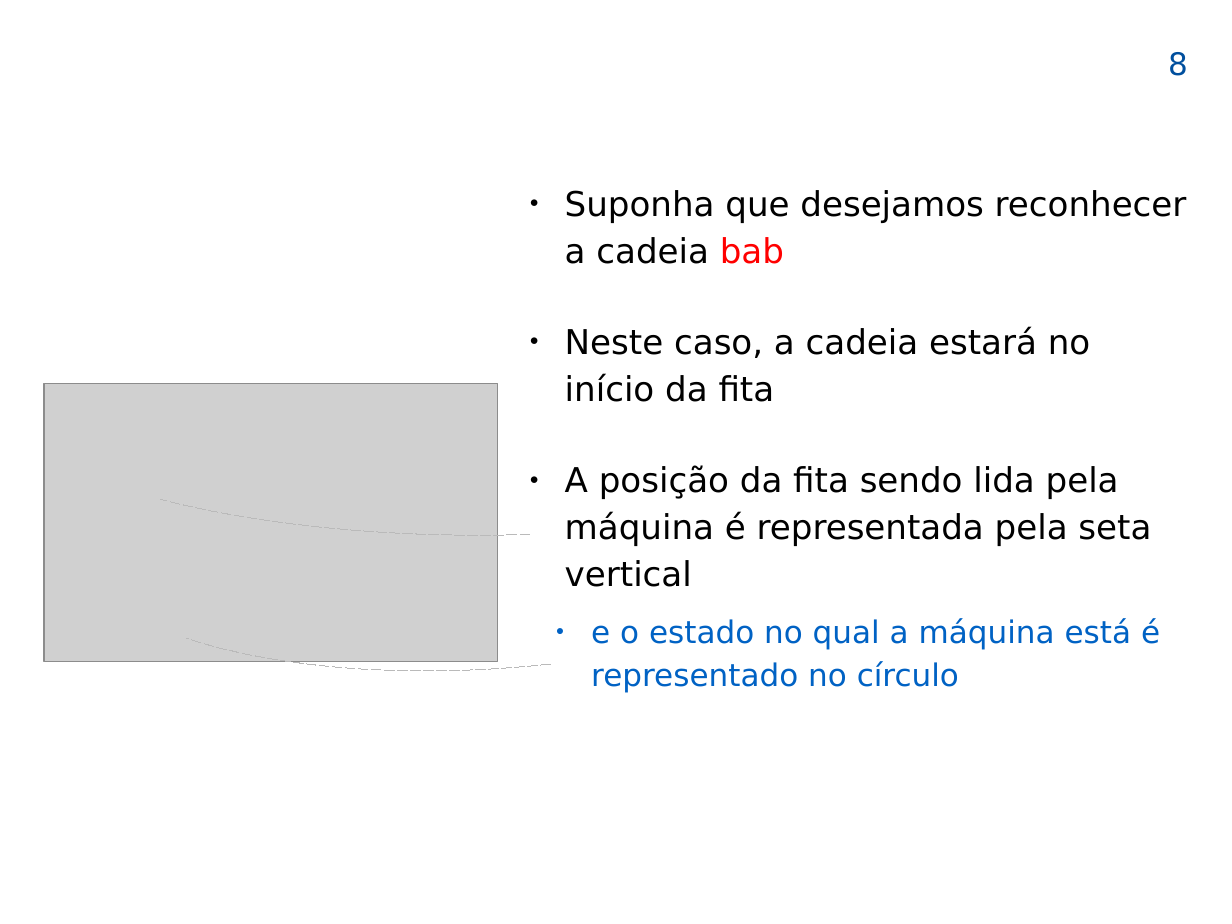
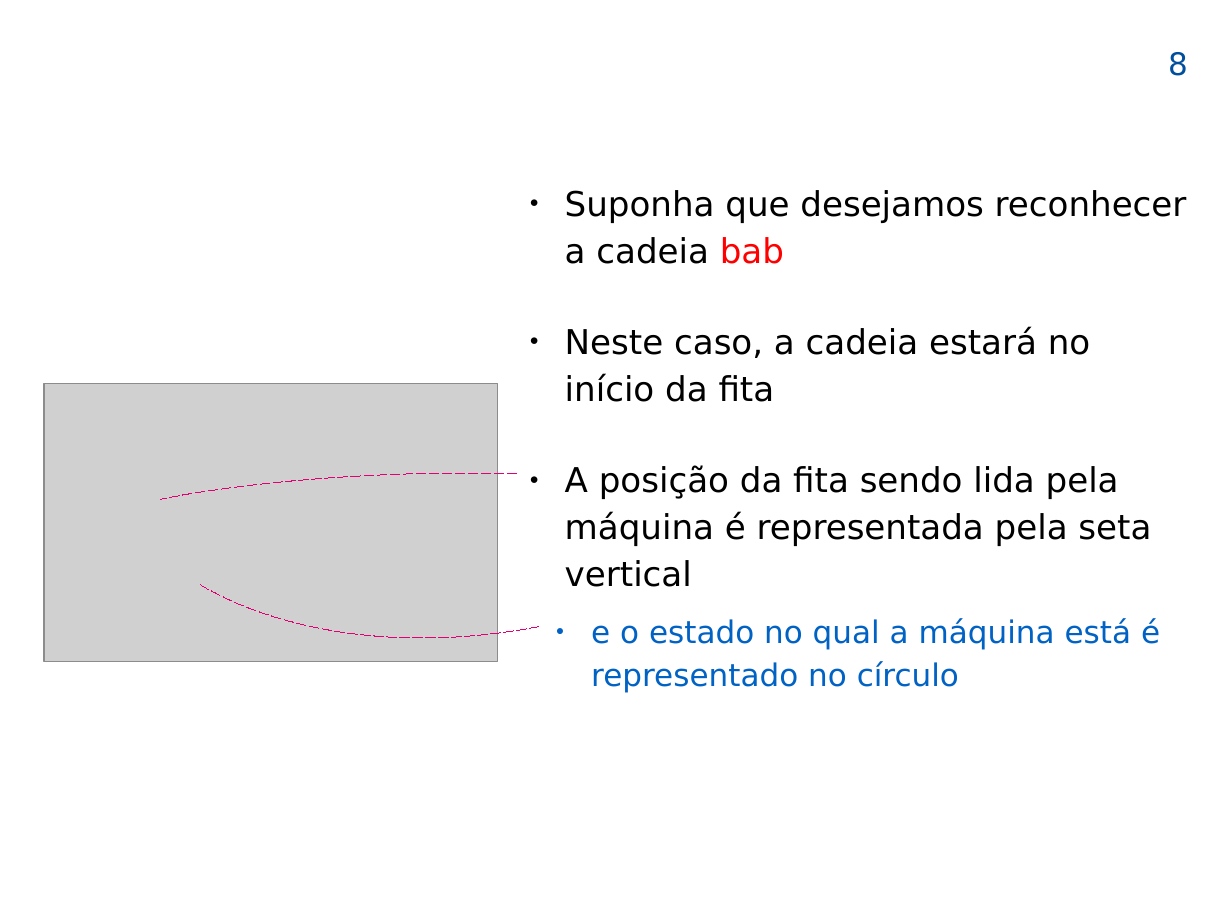
Before and after one commit to efurlanm/teaching, a slide deck: slide 8 of lfa/LFA-42-Turing_2025-05-21.odp. Drawn at 1232x924 pixels with LibreOffice and Linux fonts; fonts in the diff are those of the drawing; grey boxes stand for pictures; background and template pictures are left out. Boxes give left, top, right and bottom in pixels: in the first picture for what was removed or moved away, otherwise in the second. Text is boxed around its words. In the diff, an @@ line names an element or a change of style, - is before the commit and + after.

```diff
--- a/lfa/LFA-42-Turing_2025-05-21.odp
+++ b/lfa/LFA-42-Turing_2025-05-21.odp
@@ freeform shape: place and size @@
-freeform shape at bbox=[161, 500, 530, 536]
+freeform shape at bbox=[161, 473, 518, 499]
@@ freeform shape at bbox=[161, 473, 518, 499]: outline #BABABA 0 pt dashed to #E40072 0 pt dashed @@
@@ freeform shape at bbox=[198, 584, 539, 638]: outline #BABABA 0 pt dashed to #E40072 0 pt dashed @@
@@ freeform shape: place and size @@
-freeform shape at bbox=[187, 638, 550, 671]
+freeform shape at bbox=[198, 584, 539, 638]
```
Also in this commit, not shown: 11 other slides changed, 22 other files.
